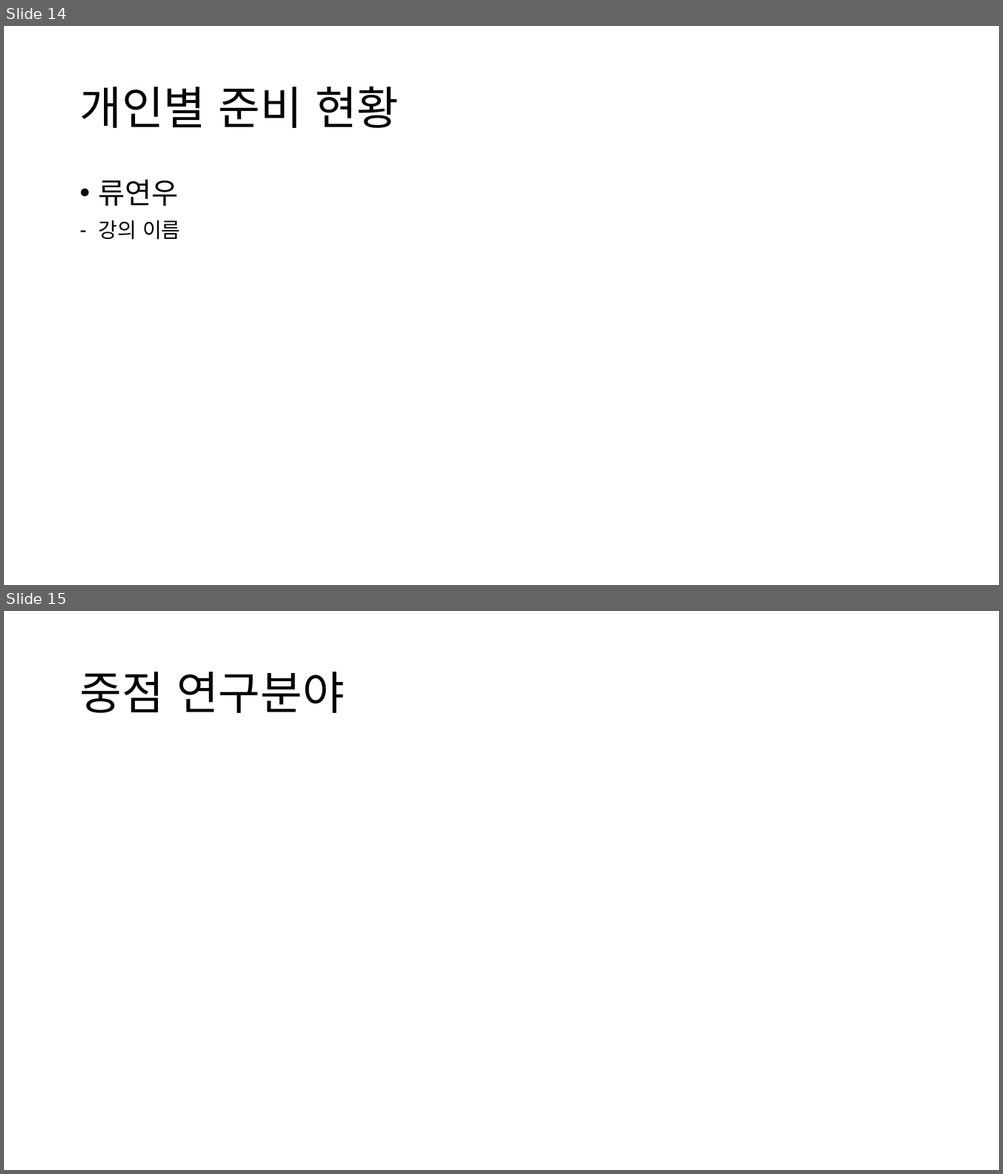
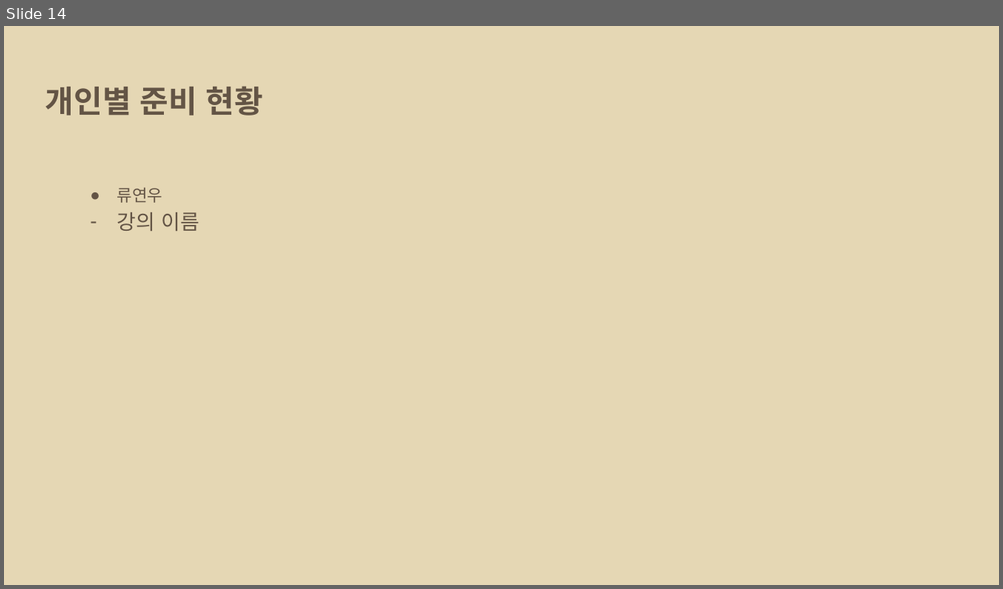
Before and after one commit to Mongzzi/18TUK_GW, a slide deck: Doc/04_제안서/제안서 초안.pptx. Shown one above the other, each under a label of ours: slides 14 and 15 before the commit, slide 14 after it. The pictures are 1003x1174 and 1003x589 pixels, drawn with LibreOffice and Linux fonts; fonts in the diff are those of the drawing. Boxes give left, top, right and bottom in pixels: in the first picture for what was removed or moved away, otherwise in the second. Text is boxed around its words. In the diff, an @@ line names an element or a change of style, - is before the commit and + after.

```diff
--- a/Doc/04_제안서/제안서 초안.pptx
+++ b/Doc/04_제안서/제안서 초안.pptx
@@ slide 15 removed at box(4, 611, 999, 1170), background #FFFFFF @@
@@ title removed at box(79, 672, 344, 713) @@
-중점 연구분야
@@ slide 14 changed as well @@
@@ background #FFFFFF to #E5D7B4 @@
@@ title "개인별 준비 현황": place and size @@
-title "개인별 준비 현황" at box(79, 86, 398, 128)
+title "개인별 준비 현황" at box(45, 86, 262, 116)
@@ title "개인별 준비 현황" at box(45, 86, 262, 116): size 44 to 30 pt, font Noto Sans CJK KR to TeX Gyre Schola, text colour #000000 to #635445, bold on; line spacing 0.9 to 1; vertical alignment middle to top @@
@@ text "류연우" at box(117, 187, 199, 231): size 28 to 16 pt in "류연우"; font Noto Sans CJK KR to Lato, text colour #000000 to #635445; bullet • to ●; line spacing 0.9 to 1.15; less space between paragraphs; indent changed @@
```
Also in this commit, not shown: 15 other slides changed, 3 slides added, 3 other slides removed.
